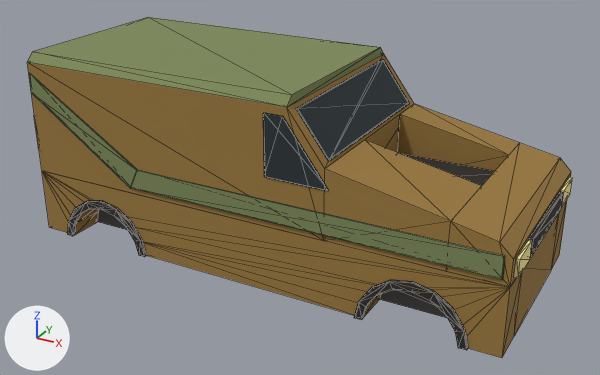
The glTF model public/models/base_van.glb, before and after one commit.
Both versions are drawn from a 50 mm lens placed at (4.38, -7.86, 3.93), pointed at (0.11, -0.11, 0.05). The lights are fixed; the arrows at lower left show +X, +Y and +Z. The picture after the commit comes second. Mesh edges are drawn as thin lines. Vertices at exactly the same position are counted once.

In view in the first picture: 'base_van'.
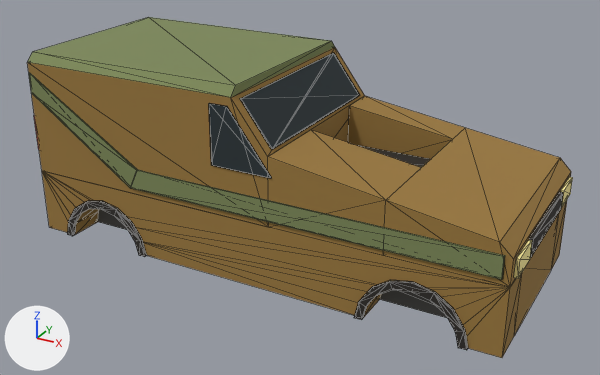
Where the change shows, as pixel boxes [x1, y1, x2, y2] in the pictures (600 x 375 px; the box of a moved part takes in the faces that stretch with it):
part 1 of me_skin_l, moved or reshaped
    before: [400, 153, 494, 186]
    after: [357, 145, 430, 167]
part 2 of me_skin_l, moved or reshaped
    before: [296, 59, 410, 161]
    after: [240, 53, 360, 149]
part 3 of me_skin_l, moved or reshaped
    before: [263, 113, 328, 191]
    after: [209, 103, 271, 178]
part 4 of me_skin_l, moved or reshaped
    before: [27, 17, 325, 241]
    after: [27, 17, 269, 227]
part 5 of me_skin_l, moved or reshaped
    before: [150, 17, 414, 168]
    after: [149, 17, 365, 157]
part 6 of me_skin_l, moved or reshaped
    before: [326, 221, 510, 287]
    after: [270, 200, 509, 287]
part 7 of me_skin_l, moved or reshaped
    before: [461, 155, 508, 171]
    after: [402, 139, 452, 159]
part 8 of me_skin_l, moved or reshaped
    before: [324, 104, 560, 286]
    after: [268, 96, 560, 287]

The change, as a diff of the scene's bpy script:
```diff
--- a/public/models/base_van.glb.py
+++ b/public/models/base_van.glb.py
@@ me_skin_l @@
 me_skin_l.from_pydata(...)  # 332 vertices, 692 faces; spans x -2.92..2.92, y -1.21..1.21, z -0.72..1.5
 # used by ob_base_van; location = (0.0, 0.0, 0.0)
+# me_skin_l part 1: the loose piece of 8 vertices spanning x 0.98..2.28, y -0.24..0.73, z 0.05..0.36 is moved by (-0.65, 0.0, 0.0)
+# me_skin_l part 2: the loose piece of 8 vertices spanning x 0.58..0.96, y -1.05..1.05, z 0.88..1.36 is moved by (-0.65, 0.0, 0.0)
+# me_skin_l part 3: the loose piece of 8 vertices spanning x 0.29..1.02, y -1.18..-1.17, z 0.62..1.3 is moved by (-0.65, 0.0, 0.0)
+# me_skin_l part 4: 6 of the vertices in x 0.56..0.98, y -1.17..-0.24, z 0.05..1.5 are moved by (-0.65, 0.0, 0.0)
+# me_skin_l part 5: 6 of the vertices in x 0.56..0.98, y 0.73..1.17, z 0.05..1.5 are moved by (-0.65, 0.0, 0.0)
+# me_skin_l part 6: 2 of the vertices in x 2.28, y -1.17..-0.24, z 0.05 are moved by (-0.65, 0.0, 0.0)
+# me_skin_l part 7: 2 of the vertices in x 2.28, y 0.73..1.17, z 0.05 are moved by (-0.65, 0.0, 0.0)
+# me_skin_l part 8: all 4 vertices in x 2.28, y -1.17..1.17, z 0.58 are moved by (-0.65, 0.0, 0.07)
 me_skin_l.materials.append(mat_paint)
```
